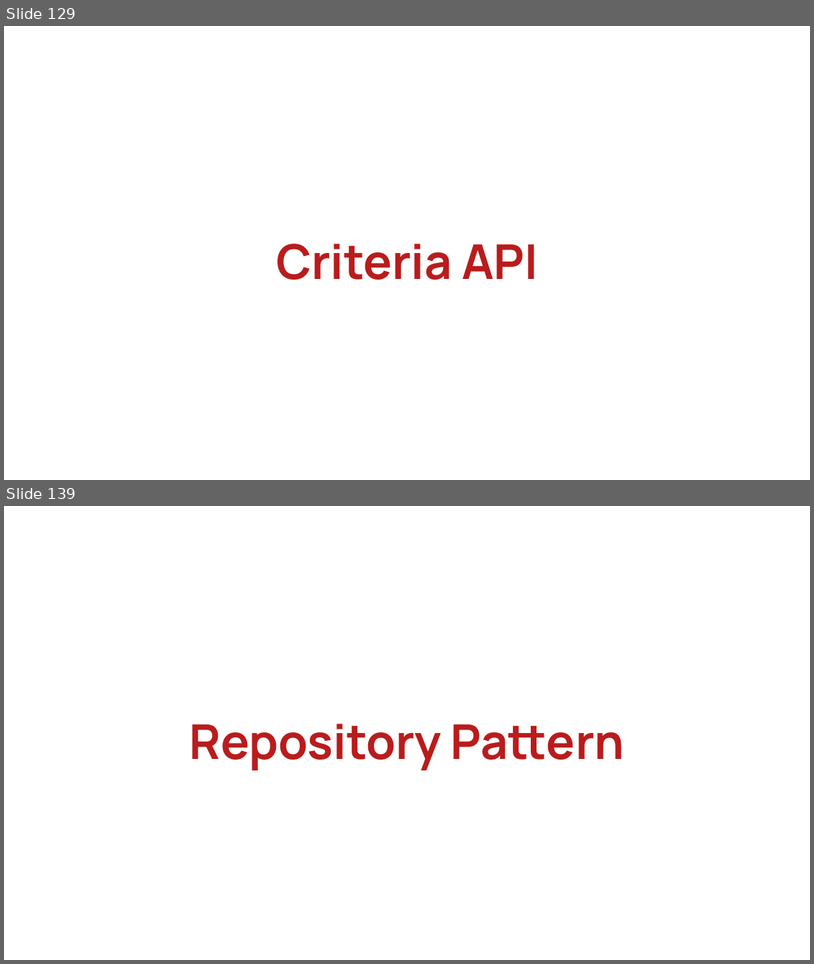
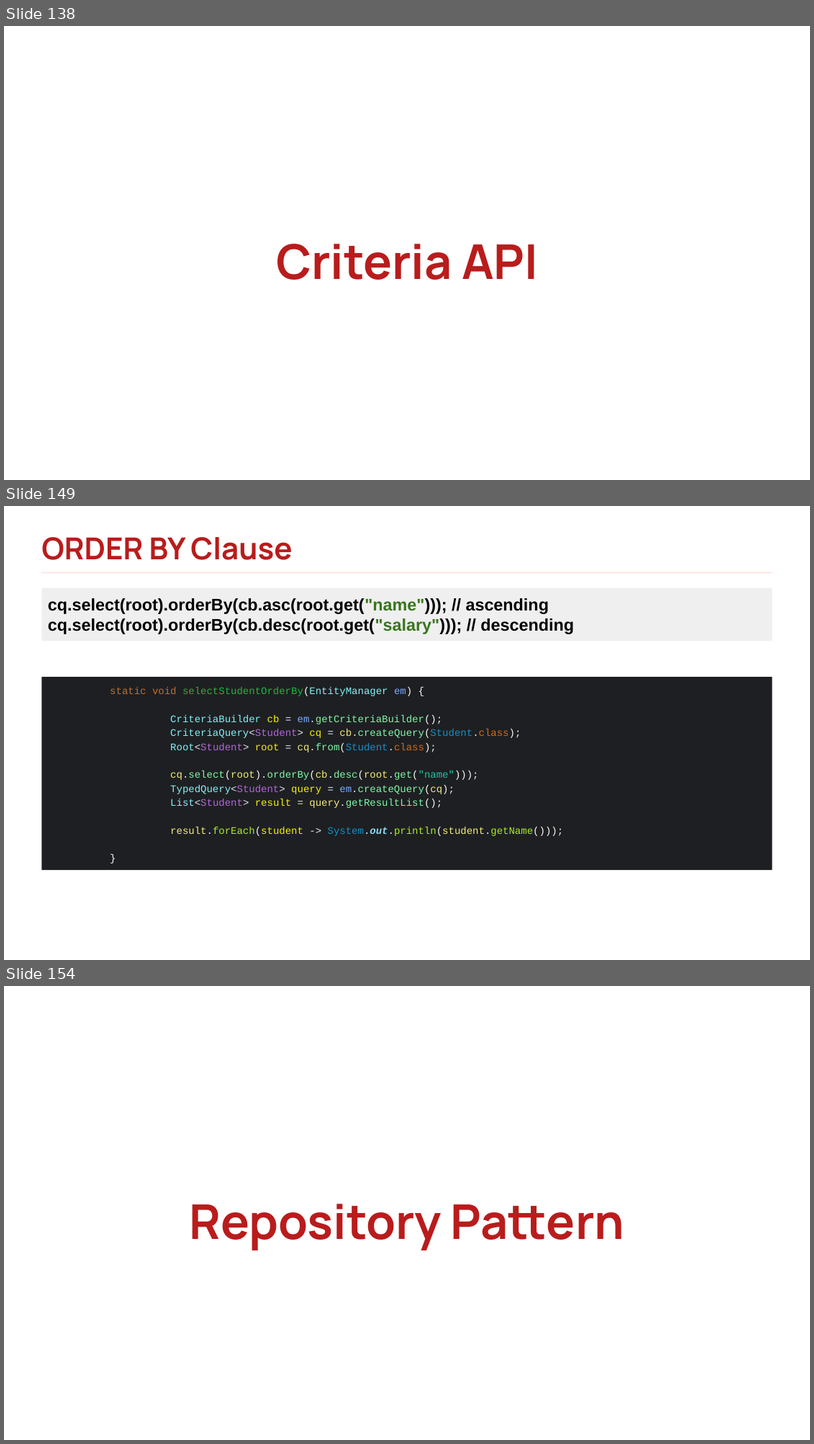
Before and after one commit to rlimosenero/rey-limosenero_java101, a slide deck: Java Persistence & Hibernate.pptx. Shown one above the other, each under a label of ours: slides 129 and 139 before the commit, slides 138, 149 and 154 after it; the slides between them are not shown. The pictures are 814x964 and 814x1444 pixels, drawn with LibreOffice and Linux fonts; fonts in the diff are those of the drawing; background and template pictures are left out. Boxes give left, top, right and bottom in pixels: in the first picture for what was removed or moved away, otherwise in the second. Text is boxed around its words. In the diff, an @@ line names an element or a change of style, - is before the commit and + after.

```diff
--- a/Java Persistence & Hibernate.pptx
+++ b/Java Persistence & Hibernate.pptx
@@ slide 149 added at (x1=4, y1=506, x2=810, y2=960), background picture (left out) @@
@@ text added at (x1=41, y1=537, x2=292, y2=560), 36 pt, text #B91C1C, bold @@
+ORDER BY Clause
@@ rectangle added at (x1=41, y1=572, x2=772, y2=573), fill #FEE2E2 @@
@@ rectangle added at (x1=41, y1=587, x2=772, y2=641), fill #EFEFEF, 20 pt, text #000000, bold @@
+cq.select(root).orderBy(cb.asc(root.get("name"))); // ascending
+cq.select(root).orderBy(cb.desc(root.get("salary"))); // descending
@@ rectangle added at (x1=41, y1=677, x2=772, y2=870), fill #1E1F22, 12 pt, text #80F6A7 @@
+static void selectStudentOrderBy(EntityManager em) {
+CriteriaBuilder cb = em.getCriteriaBuilder();
+CriteriaQuery<Student> cq = cb.createQuery(Student.class);
+Root<Student> root = cq.from(Student.class);
+cq.select(root).orderBy(cb.desc(root.get("name")));
+TypedQuery<Student> query = em.createQuery(cq);
+List<Student> result = query.getResultList();
+result.forEach(student -> System.out.println(student.getName()));
+}
@@ what was slide 129 is now slide 138 @@
@@ what was slide 139 is now slide 154 @@
```
Also in this commit, not shown: 23 slides changed, 26 other slides added, 4 slides removed.
